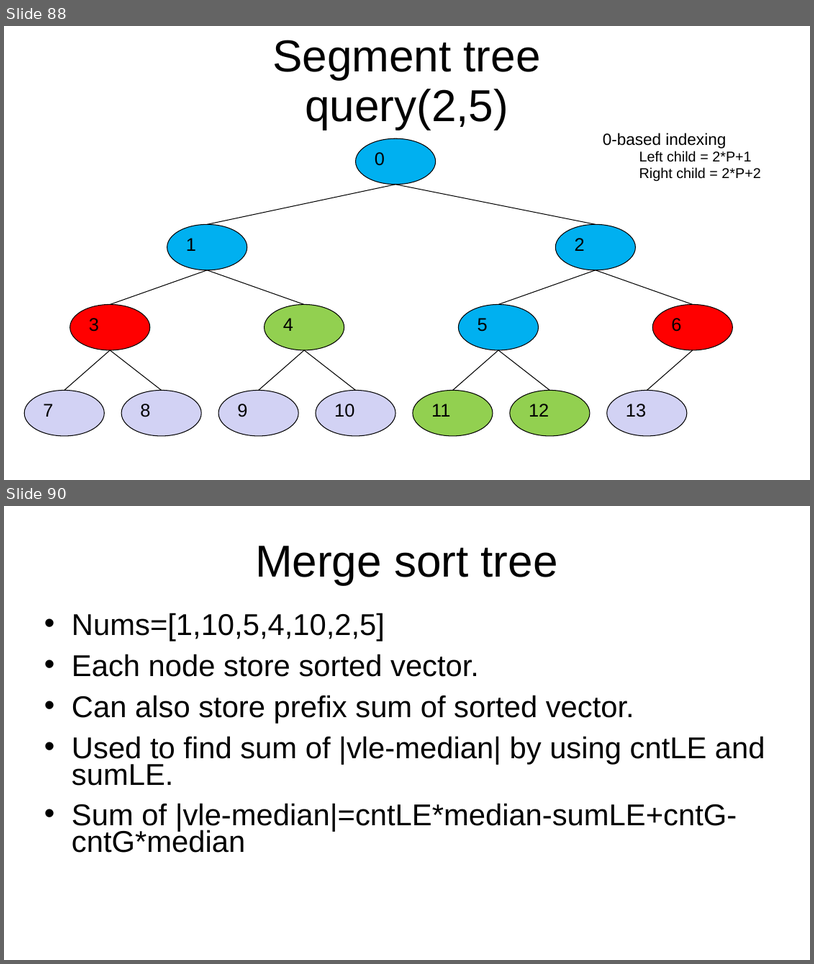
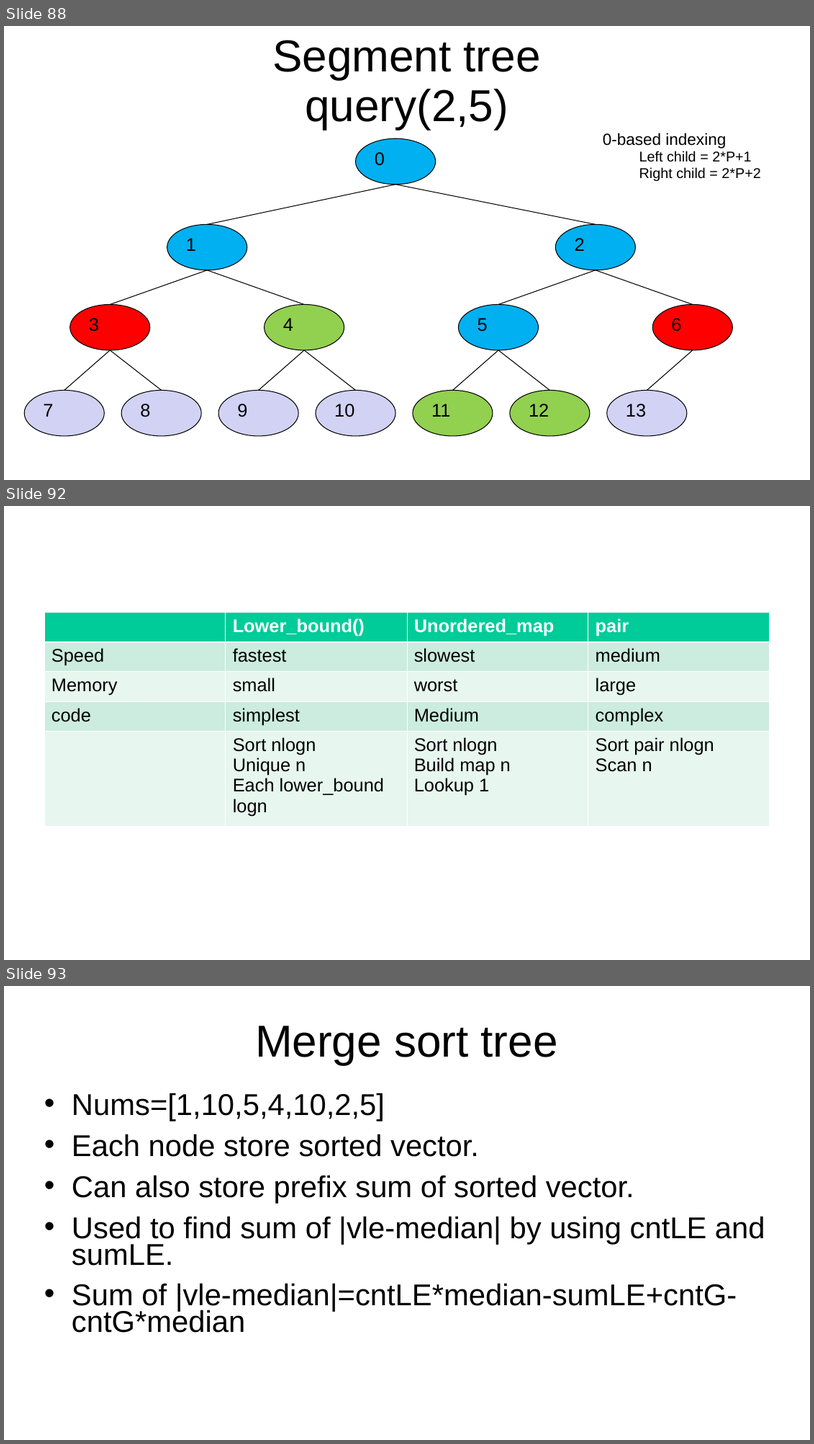
Before and after one commit to kindaichinisan/CompetitiveProgramming, a slide deck: MyCode/competitive_programming.ppt. Shown one above the other, each under a label of ours: slides 88 and 90 before the commit, slides 88, 92 and 93 after it; the slides between them are not shown. The pictures are 814x964 and 814x1444 pixels, drawn with LibreOffice and Linux fonts; fonts in the diff are those of the drawing. Boxes give left, top, right and bottom in pixels: in the first picture for what was removed or moved away, otherwise in the second. Text is boxed around its words. In the diff, an @@ line names an element or a change of style, - is before the commit and + after.

```diff
--- a/MyCode/competitive_programming.ppt
+++ b/MyCode/competitive_programming.ppt
@@ slide 92 added at <box>4,506,810,960</box>, background #FFFFFF @@
@@ table added at <box>44,612,770,826</box>, 5 rows, 4 columns @@
+ | Lower_bound() | Unordered_map | pair
+Speed | fastest | slowest | medium
+Memory | small | worst | large
+code | simplest | Medium | complex
+ | Sort nlogn / Unique n / Each lower_bound logn | Sort nlogn / Build map n / Lookup 1 | Sort pair nlogn / Scan n
@@ what was slide 90 is now slide 93 @@
```
Also in this commit, not shown: 4 slides changed, 25 other slides added, 9 other files.
